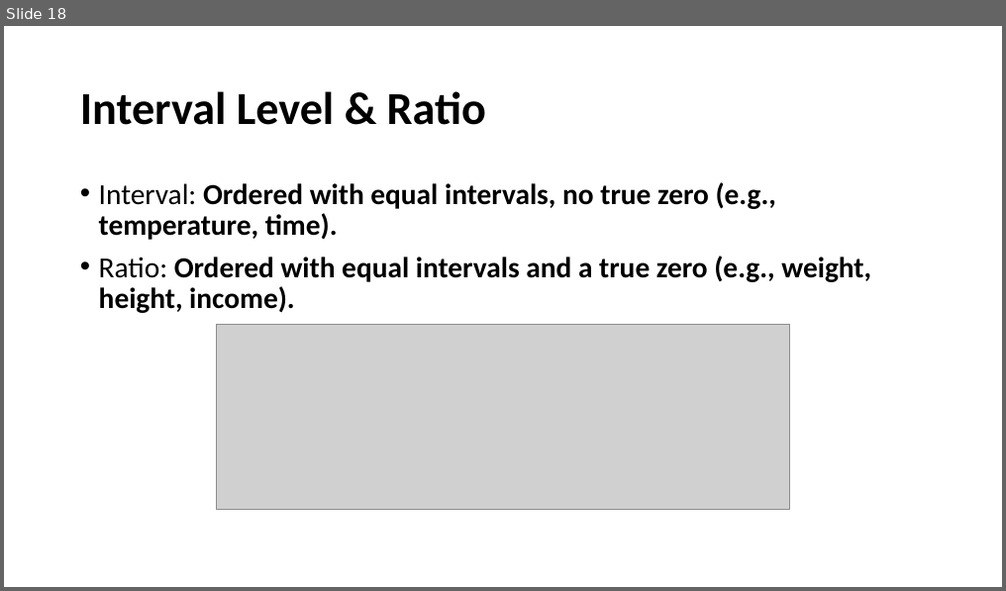
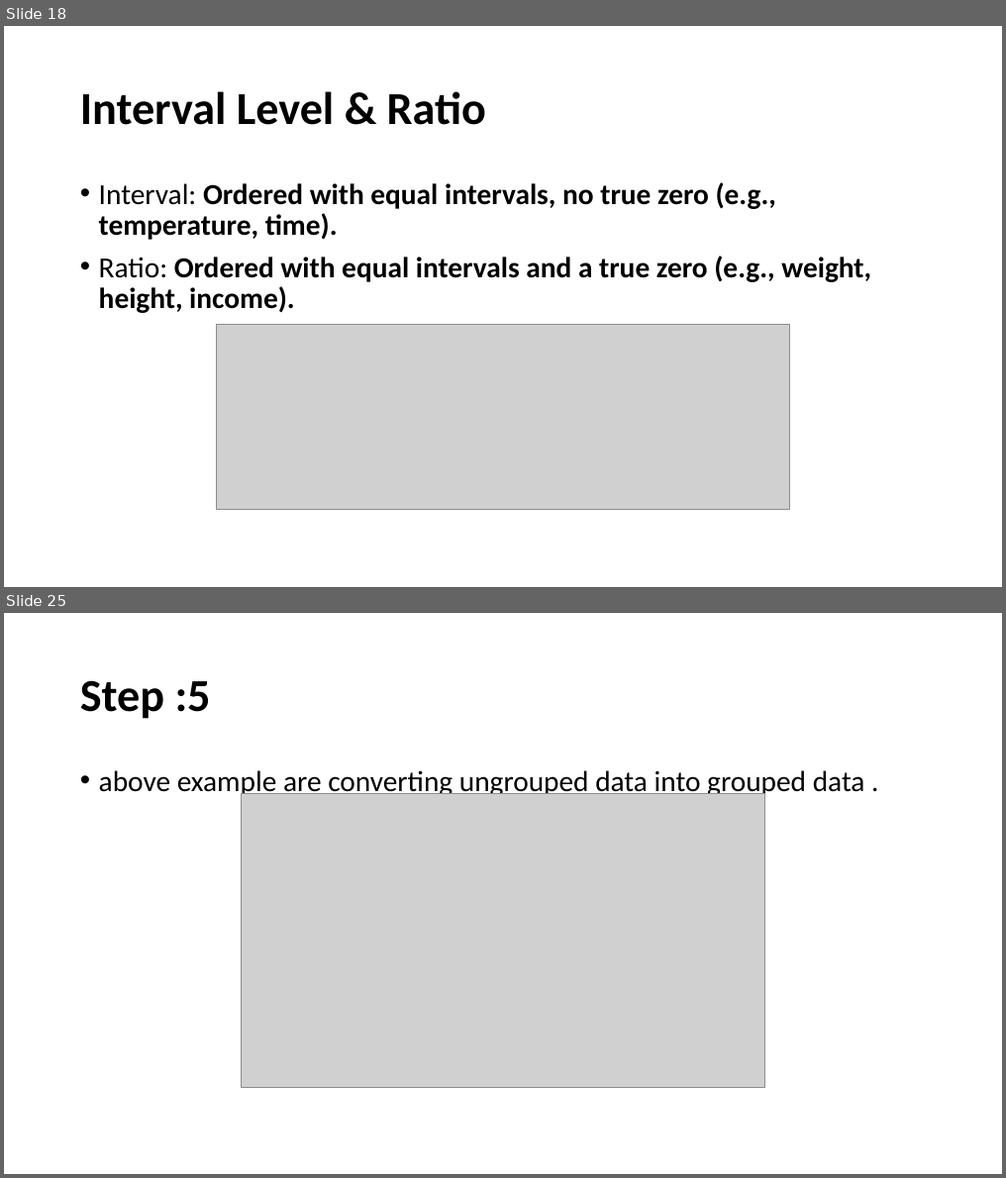
Before and after one commit to joviyal-arun/STAT_TUTORIAL_DOCUMENTS, a slide deck: statistics_tutorial.pptx. Shown one above the other, each under a label of ours: slide 18 before the commit, slides 18 and 25 after it; the slides between them are not shown. The pictures are 1006x591 and 1006x1178 pixels, drawn with LibreOffice and Linux fonts; fonts in the diff are those of the drawing; grey boxes stand for pictures. Boxes give left, top, right and bottom in pixels: in the first picture for what was removed or moved away, otherwise in the second. Text is boxed around its words. In the diff, an @@ line names an element or a change of style, - is before the commit and + after.

```diff
--- a/statistics_tutorial.pptx
+++ b/statistics_tutorial.pptx
@@ slide 25 added at bbox=[4, 613, 1002, 1174], background #FFFFFF @@
@@ title added at bbox=[80, 680, 211, 719], 44 pt, text #000000, bold @@
+Step :5
@@ text added at bbox=[99, 770, 865, 798], 28 pt, text #000000 @@
+• above example are converting ungrouped data into grouped data .
@@ picture added at bbox=[241, 793, 765, 1087] @@
```
Also in this commit, not shown: 15 other slides added.
